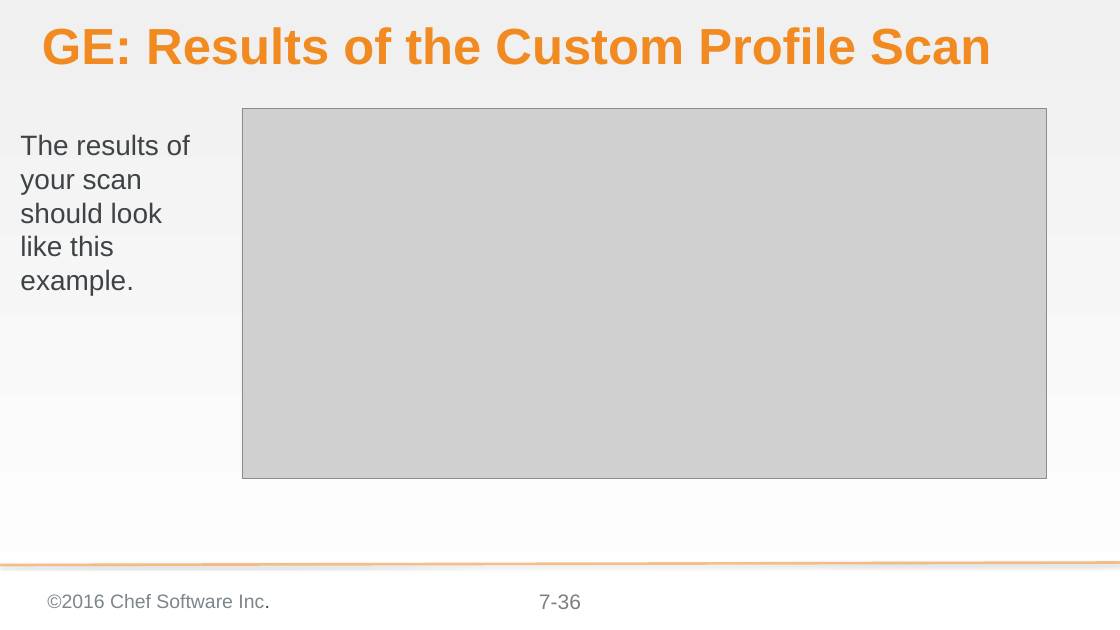
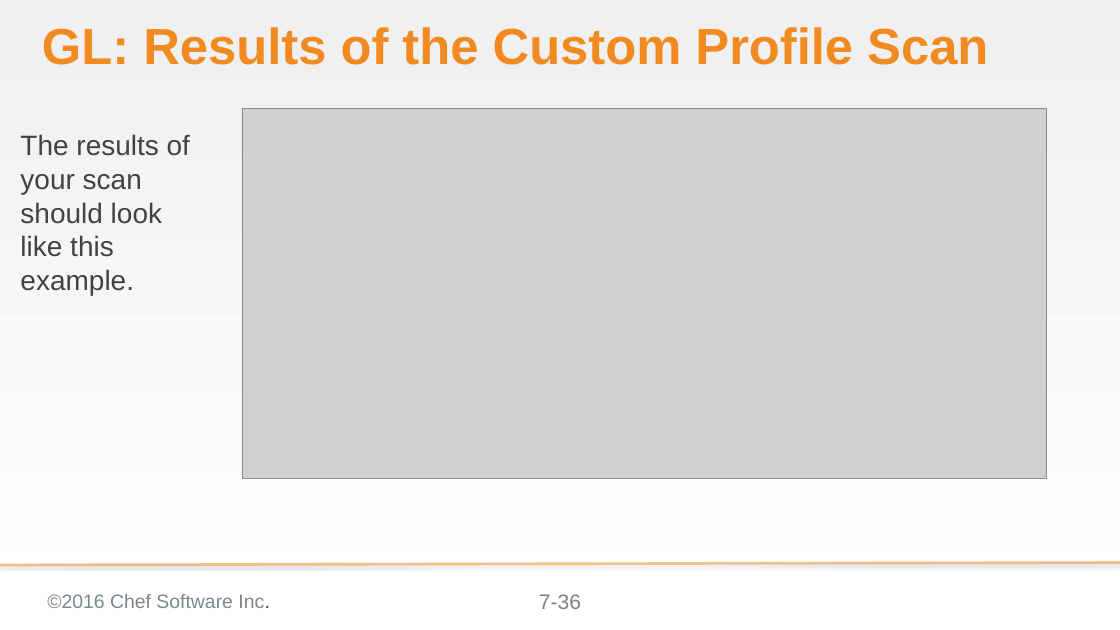
Before and after one commit to bchamby/chef-compliance-installation-configuration-operation, a slide deck: slide 36 of 07-compliance-frameworks-inspec.pptx. Drawn at 1120x630 pixels with LibreOffice and Linux fonts; fonts in the diff are those of the drawing; grey boxes stand for pictures; background and template pictures are left out. Boxes give left, top, right and bottom in pixels: in the first picture for what was removed or moved away, otherwise in the second. Text is boxed around its words. In the diff, an @@ line names an element or a change of style, - is before the commit and + after.

```diff
--- a/07-compliance-frameworks-inspec.pptx
+++ b/07-compliance-frameworks-inspec.pptx
@@ title at bbox=[42, 27, 988, 65]: text changed @@
-GE: Results of the Custom Profile Scan
+GL: Results of the Custom Profile Scan
```
Also in this commit, not shown: 33 other slides changed, 2 other files.
